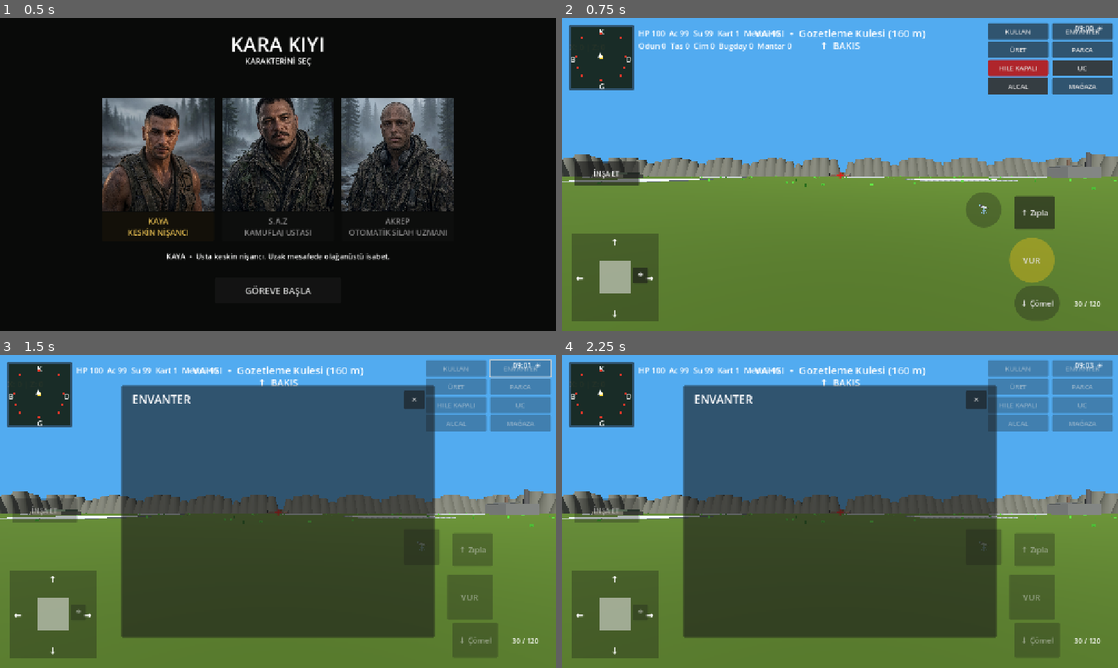
Above: before the commit, frames 1-4 (two rows, left to right).
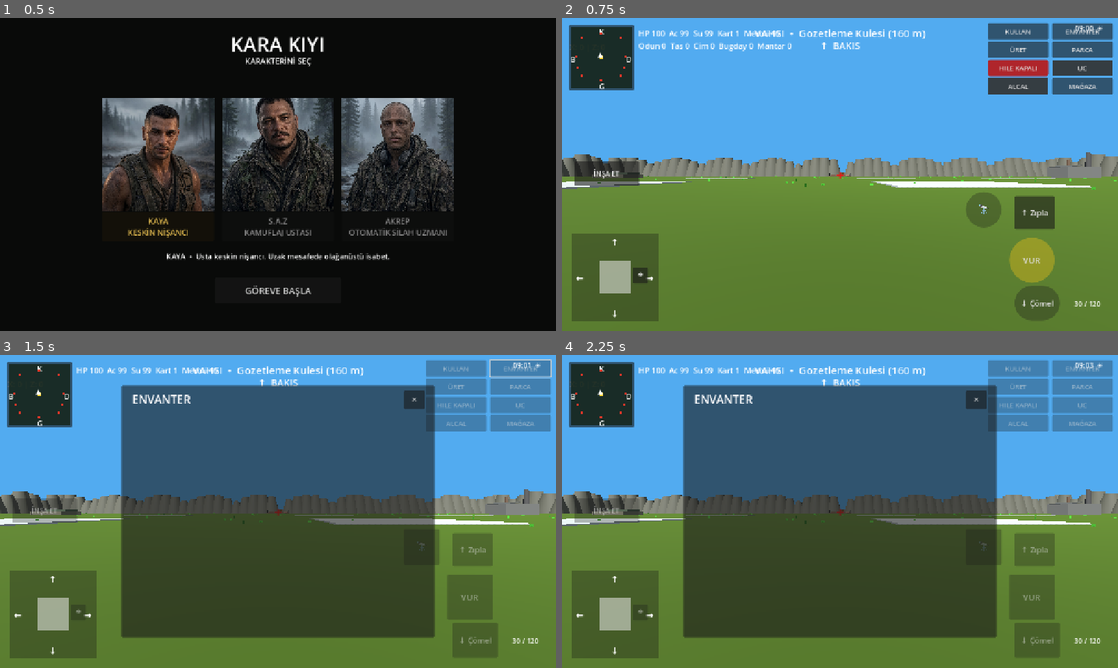
Above: after the commit, the same moments.

Repository: cantrsx-blip/GrayCardWars
Game: Godot game, scene res://scenes/Intro.tscn
Two runs of this game, one before a commit and one after it. Both use one fixed random seed, a clock stepped at 60 frames per second and the inputs below.
Inputs (mouse positions are in pixels of both pictures, inside the frame that each line leads up to):
- Up to frame 1 (0.5 s): no input
- Up to frame 2 (0.75 s): click "GÖREVE BAŞLA" at 0.5 s
- Up to frame 3 (1.5 s): click "ENVANTER" at 1.25 s
- Up to frame 4 (2.25 s): click (662, 639) at 2 s

Frame 1 is identical in both runs. In frame 2, 1.4% of the frame differs, in the area x 0-96%, y 50-55%; in frame 3, 1.4%; in frame 4, 1.4%.

Commit message:
fix: 20 yerleşimi POI alanlarından uzaklaştır

Diff:
--- a/scripts/main.gd
+++ b/scripts/main.gd
@@ -429,26 +429,31 @@
 	_build_corner_settlements()
 
 func _build_corner_settlements() -> void:
-	# Four 5x5 concrete settlement pads, mirrored from the X191/Z181 reference.
-	var starts=[
-		Vector3(186,0,176), Vector3(-186,0,176),
-		Vector3(186,0,-176), Vector3(-186,0,-176)
+	# All 20 settlements are distributed in the free interior. No four-corner lock.
+	# Centers stay away from POIs and the +/-198 mountain border.
+	var centers=[
+		Vector3(-105,0,-165), Vector3(-55,0,-165), Vector3(55,0,-165), Vector3(105,0,-165),
+		Vector3(-105,0,-100), Vector3(-50,0,-100), Vector3(20,0,-105), Vector3(75,0,-100),
+		Vector3(-100,0,-35), Vector3(-45,0,-35), Vector3(20,0,-40), Vector3(80,0,-35),
+		Vector3(-100,0,35), Vector3(-45,0,35), Vector3(20,0,35), Vector3(80,0,35),
+		Vector3(-95,0,95), Vector3(-35,0,100), Vector3(35,0,95), Vector3(95,0,95)
 	]
-	for start in starts:
-		var x_dir=-1.0 if start.x>0.0 else 1.0
-		var z_dir=-1.0 if start.z>0.0 else 1.0
-		_build_settlement_pad(start,x_dir,z_dir)
-
-	# 16 additional fixed-random-looking settlements. Their centers are spread across
-	# the flat interior with at least ~20m clear space between 25x25m pad edges.
-	var extra_centers=[
-		Vector3(-140,0,-140), Vector3(-70,0,-140), Vector3(15,0,-145), Vector3(105,0,-135),
-		Vector3(-145,0,-65), Vector3(-55,0,-60), Vector3(35,0,-70), Vector3(125,0,-55),
-		Vector3(-125,0,25), Vector3(-35,0,20), Vector3(55,0,15), Vector3(140,0,35),
-		Vector3(-135,0,115), Vector3(-50,0,120), Vector3(40,0,105), Vector3(125,0,120)
-	]
-	for center in extra_centers:
+	var placed:Array[Vector3]=[]
+	for center in centers:
+		if not _settlement_position_safe(center,placed):
+			continue
 		_build_settlement_pad(center+Vector3(10,0,10),-1.0,-1.0)
+		placed.append(center)
+
+func _settlement_position_safe(center:Vector3,placed:Array[Vector3]) -> bool:
+	# A 25x25 pad needs margin from mountains and named POI/boss areas.
+	if absf(center.x)>170.0 or absf(center.z)>170.0: return false
+	for poi in pois:
+		if Vector2(center.x-poi.pos.x,center.z-poi.pos.z).length()<42.0: return false
+	for other in placed:
+		# 25m pad + at least 20m clear space.
+		if absf(center.x-other.x)<45.0 and absf(center.z-other.z)<45.0: return false
+	return true
 
 func _build_settlement_pad(start:Vector3,x_dir:float,z_dir:float) -> void:
 	for row in 5:
